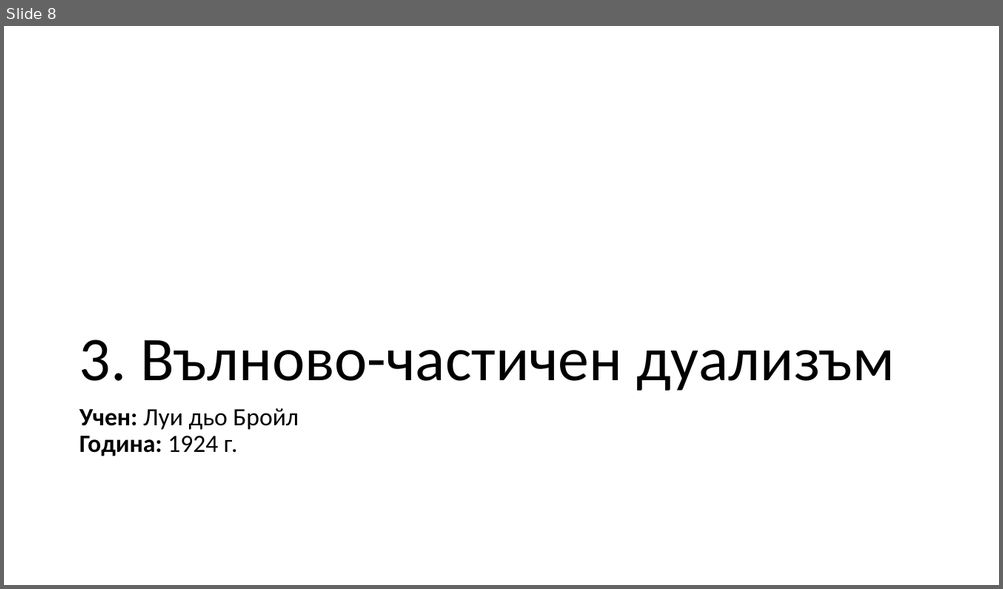
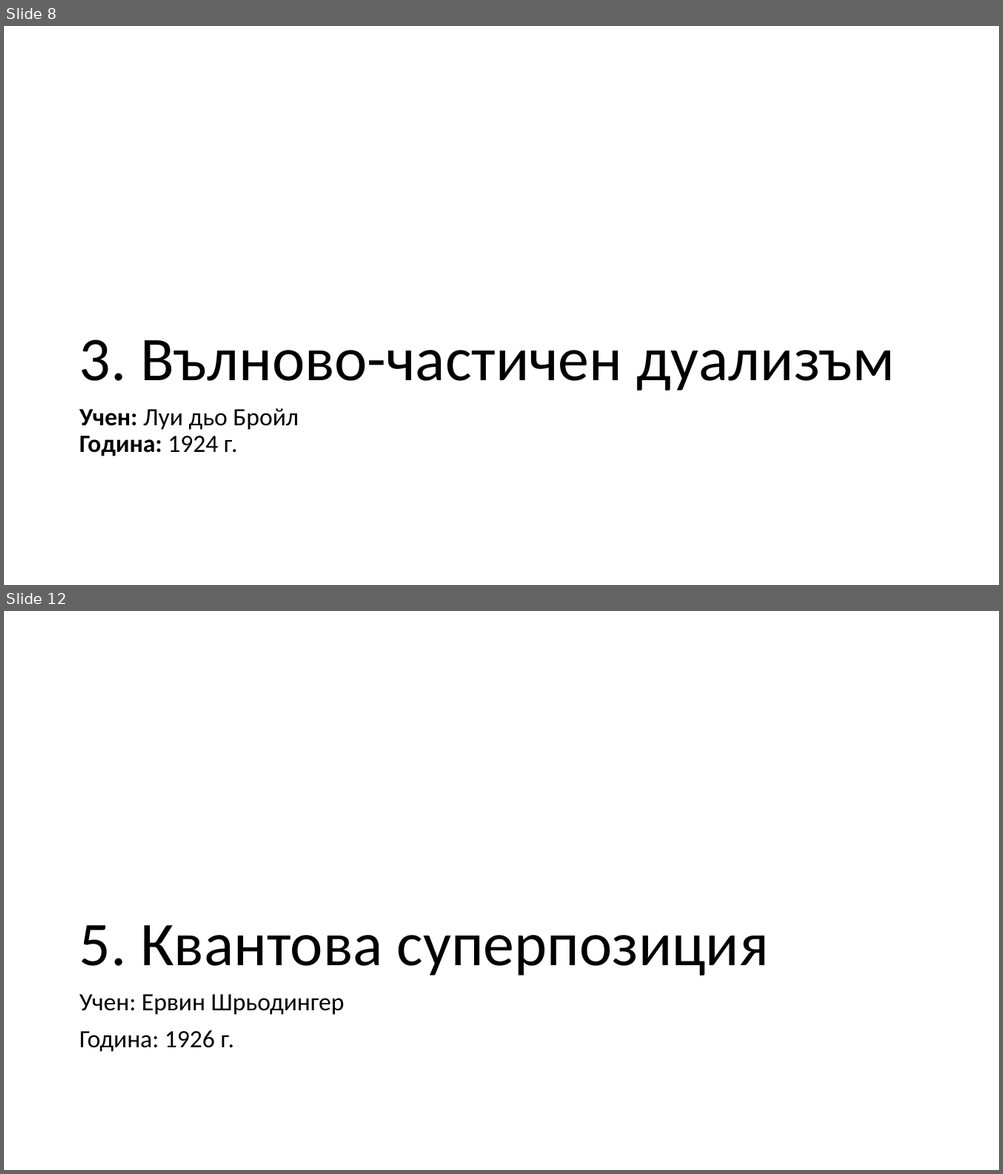
Before and after one commit to LAB5fire/PPQM, a slide deck: kvantova vizika.pptx. Shown one above the other, each under a label of ours: slide 8 before the commit, slides 8 and 12 after it; the slides between them are not shown. The pictures are 1003x589 and 1003x1174 pixels, drawn with LibreOffice and Linux fonts; fonts in the diff are those of the drawing. Boxes give left, top, right and bottom in pixels: in the first picture for what was removed or moved away, otherwise in the second. Text is boxed around its words. In the diff, an @@ line names an element or a change of style, - is before the commit and + after.

```diff
--- a/kvantova vizika.pptx
+++ b/kvantova vizika.pptx
@@ slide 12 added at (4, 611, 999, 1170), background #FFFFFF @@
@@ title added at (79, 925, 768, 976), 60 pt, text #000000 @@
+5. Квантова суперпозиция
@@ text added at (79, 994, 344, 1052), 24 pt, text #000000 @@
+Учен: Ервин Шрьодингер
+Година: 1926 г.
```
Also in this commit, not shown: 2 slides changed, 5 other slides added, 3 other files.
